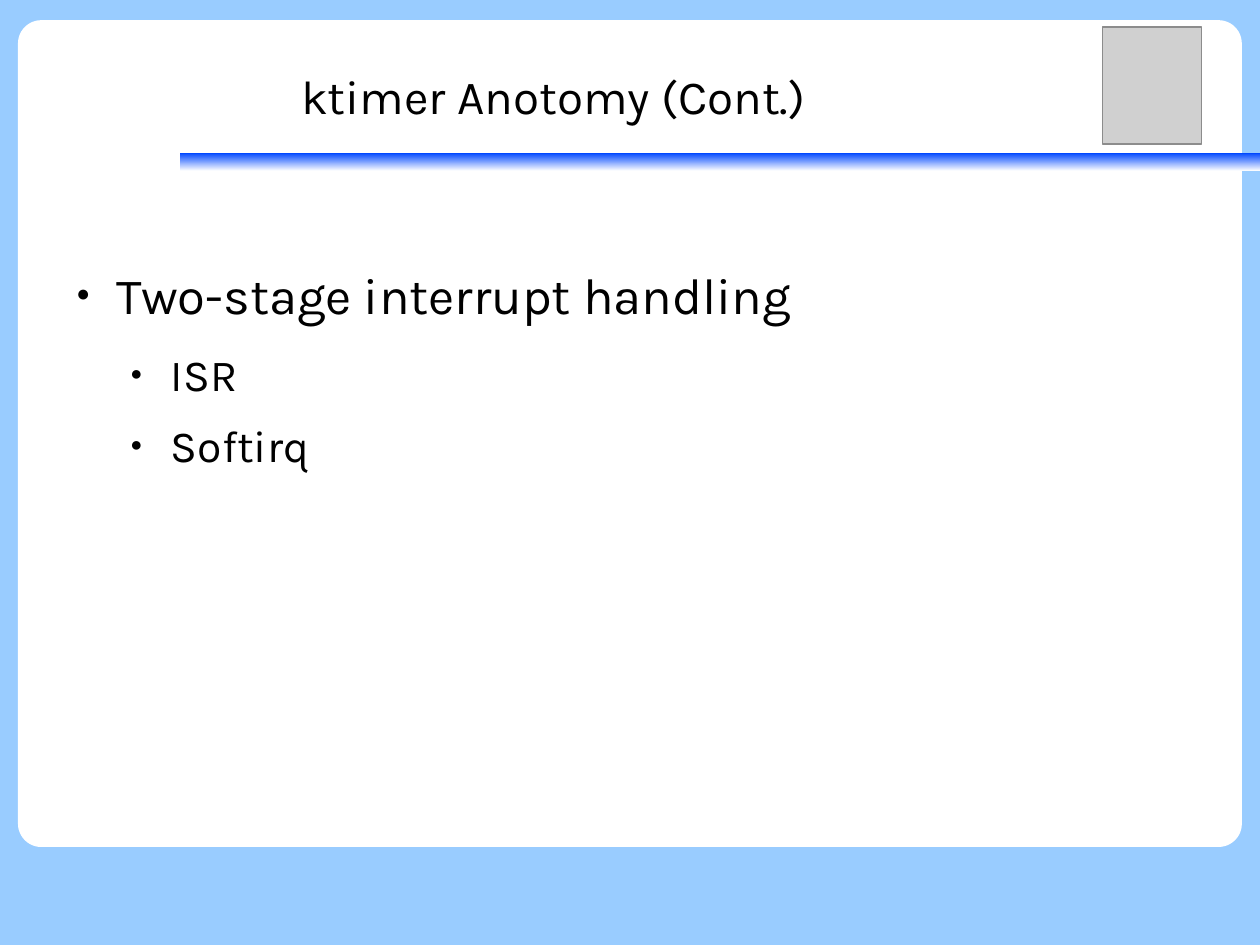
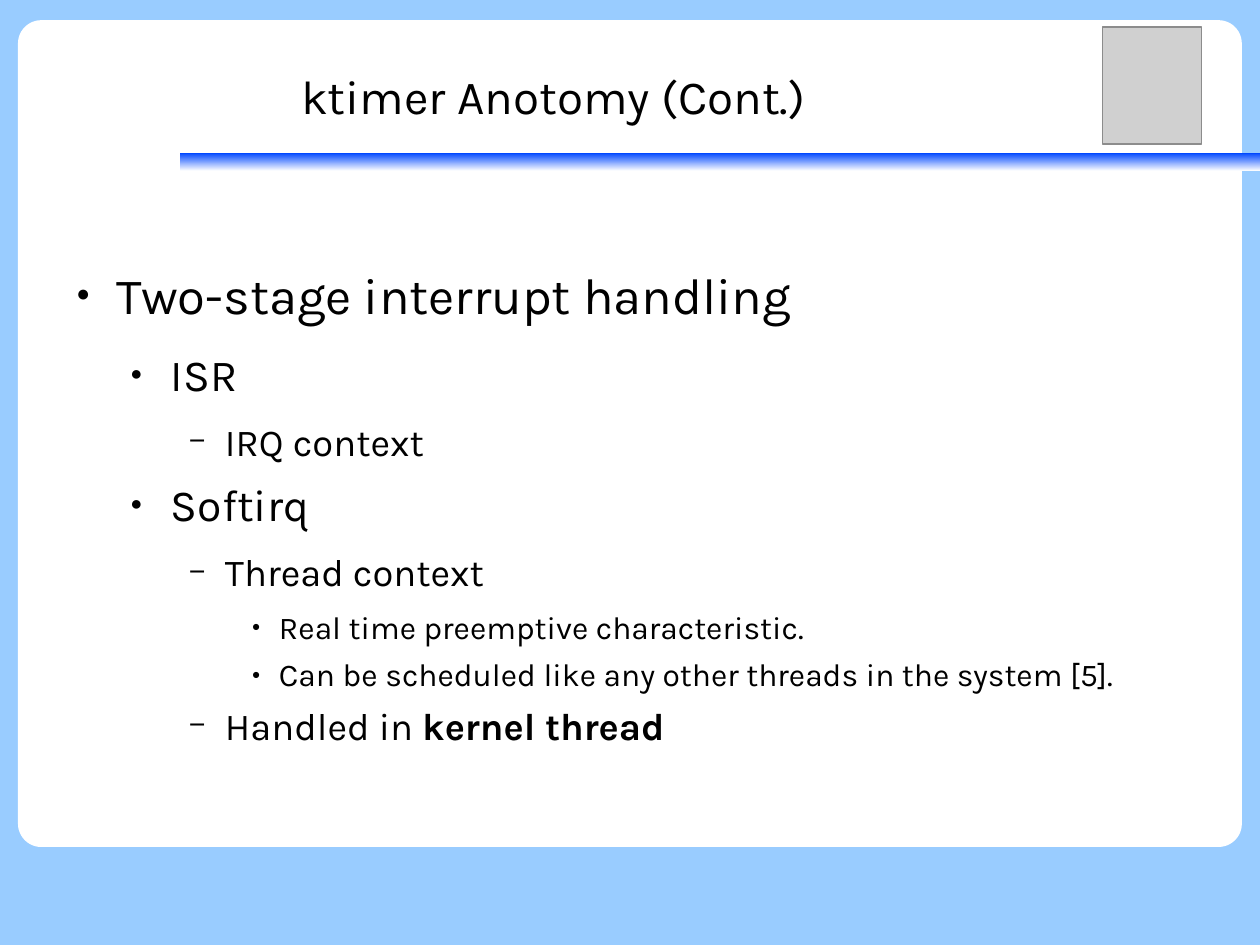
Before and after one commit to vh21/documents, a slide deck: slide 34 of ukernel/f9-microkernel-ktimer.odp. Drawn at 1260x945 pixels with LibreOffice and Linux fonts; fonts in the diff are those of the drawing; grey boxes stand for pictures. Boxes give left, top, right and bottom in pixels: in the first picture for what was removed or moved away, otherwise in the second. Text is boxed around its words. In the diff, an @@ line names an element or a change of style, - is before the commit and + after.

Commit message:
ukernel: f9kernel: add softirq description

```diff
--- a/ukernel/f9-microkernel-ktimer.odp
+++ b/ukernel/f9-microkernel-ktimer.odp
@@ text at (x1=225, y1=431, x2=424, y2=463): paragraph added @@
+    − IRQ context
@@ text at (x1=225, y1=560, x2=1113, y2=741): paragraphs added @@
+    − Thread context
+      ● Real time preemptive characteristic.
+      ● Can be scheduled like any other threads in the system [5].
+    − Handled in kernel thread
```
Also in this commit, not shown: 3 other slides changed.
